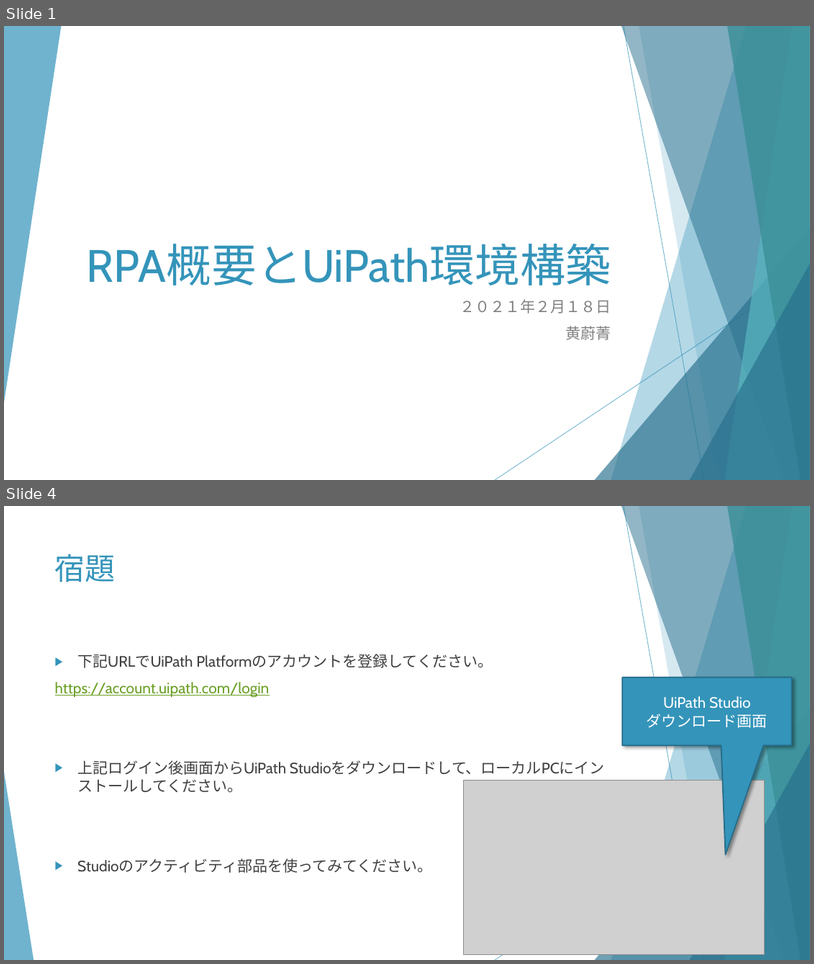
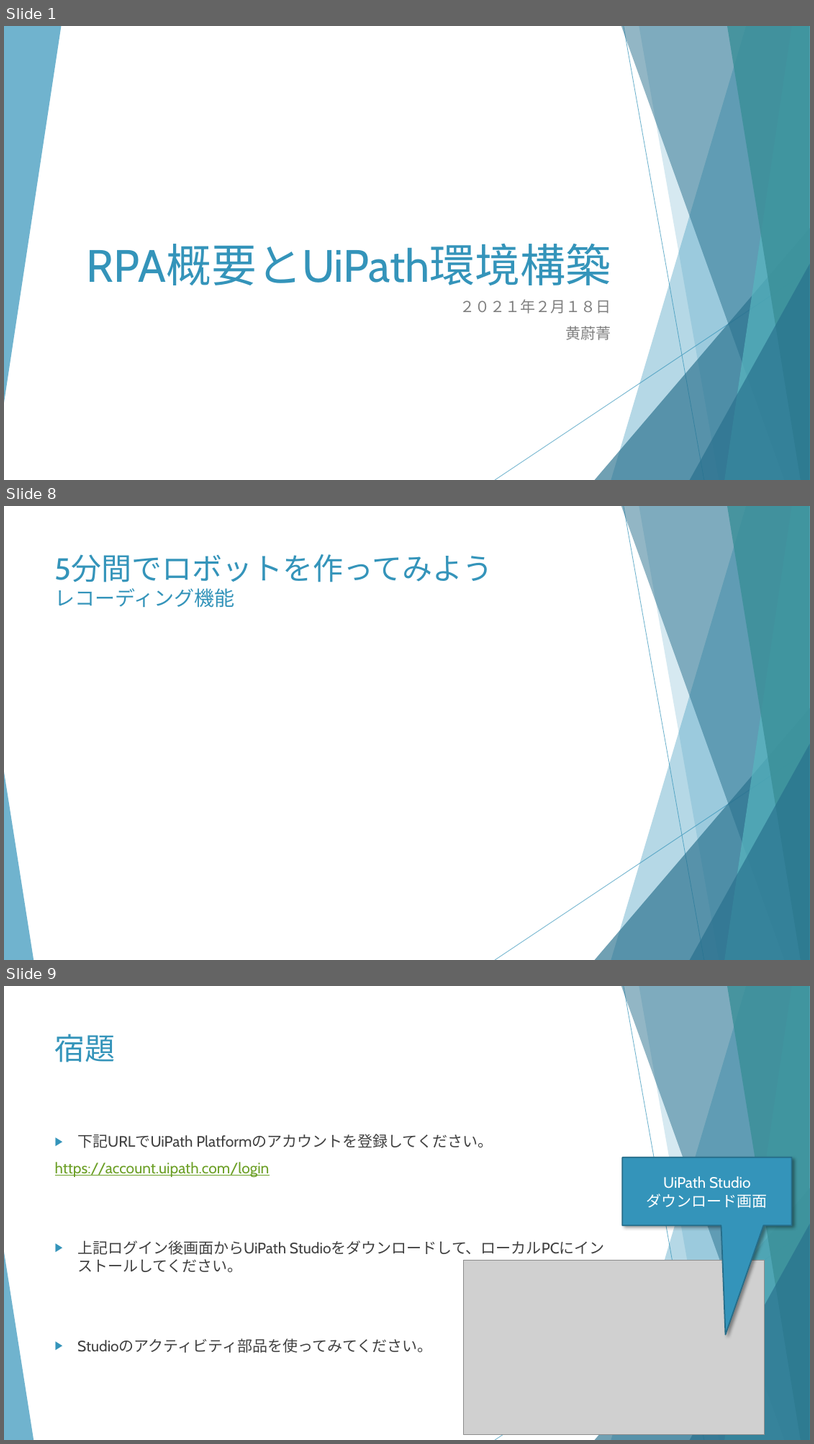
Before and after one commit to huangweijing/rpastudy, a slide deck: 020_RPA技術実施/20210218_RPA概要とUiPath環境構築/20210218_RPA概要とUiPath環境構築.pptx. Shown one above the other, each under a label of ours: slides 1 and 4 before the commit, slides 1, 8 and 9 after it; the slides between them are not shown. The pictures are 814x964 and 814x1444 pixels, drawn with LibreOffice and Linux fonts; fonts in the diff are those of the drawing; grey boxes stand for pictures. Boxes give left, top, right and bottom in pixels: in the first picture for what was removed or moved away, otherwise in the second. Text is boxed around its words. In the diff, an @@ line names an element or a change of style, - is before the commit and + after.

```diff
--- a/020_RPA技術実施/20210218_RPA概要とUiPath環境構築/20210218_RPA概要とUiPath環境構築.pptx
+++ b/020_RPA技術実施/20210218_RPA概要とUiPath環境構築/20210218_RPA概要とUiPath環境構築.pptx
@@ slide 8 added at (x1=4, y1=506, x2=810, y2=960), background #FFFFFF; not listed: 10 template elements that a slide beside it also shows @@
@@ title added at (x1=55, y1=554, x2=494, y2=608), 36 pt, text #3494BA @@
+5分間でロボットを作ってみよう
+レコーディング機能
@@ what was slide 4 is now slide 9 @@
```
Also in this commit, not shown: 1 slide changed, 5 other slides added, 1 slide removed, 2 other files.
